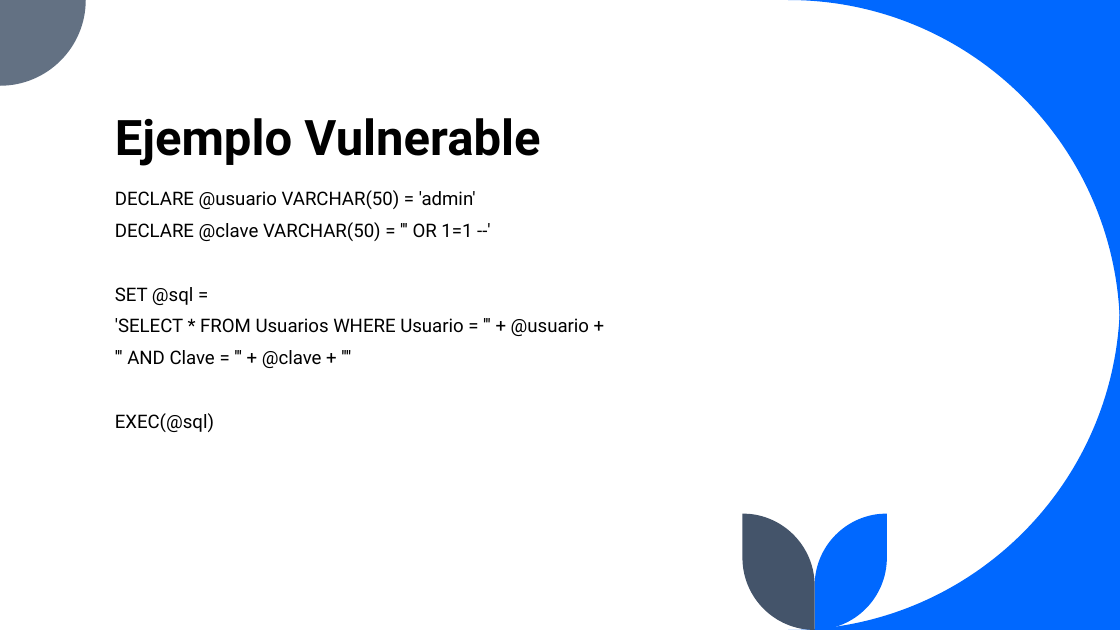
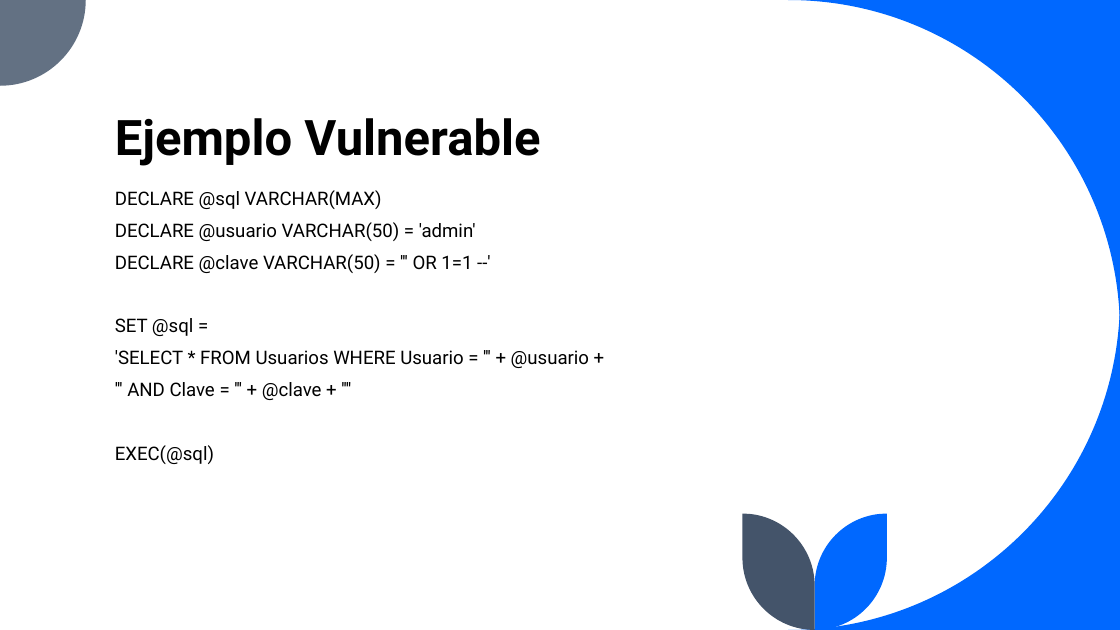
Before and after one commit to LuAaRaRo/IF5100-AdministracionDeBaseDeDatos, a slide deck: slide 5 of Clases/Inyeccion de SQL, SPs, Funciones/Inyeccion SL, SPs, Funciones.pptx. Drawn at 1120x630 pixels with LibreOffice and Linux fonts; fonts in the diff are those of the drawing. Boxes give left, top, right and bottom in pixels: in the first picture for what was removed or moved away, otherwise in the second. Text is boxed around its words. In the diff, an @@ line names an element or a change of style, - is before the commit and + after.

Commit message:
Se ajusta presentacion

```diff
--- a/Clases/Inyeccion de SQL, SPs, Funciones/Inyeccion SL, SPs, Funciones.pptx
+++ b/Clases/Inyeccion de SQL, SPs, Funciones/Inyeccion SL, SPs, Funciones.pptx
@@ text at bbox=[115, 190, 382, 209]: paragraph added @@
+DECLARE @sql VARCHAR(MAX)
```
